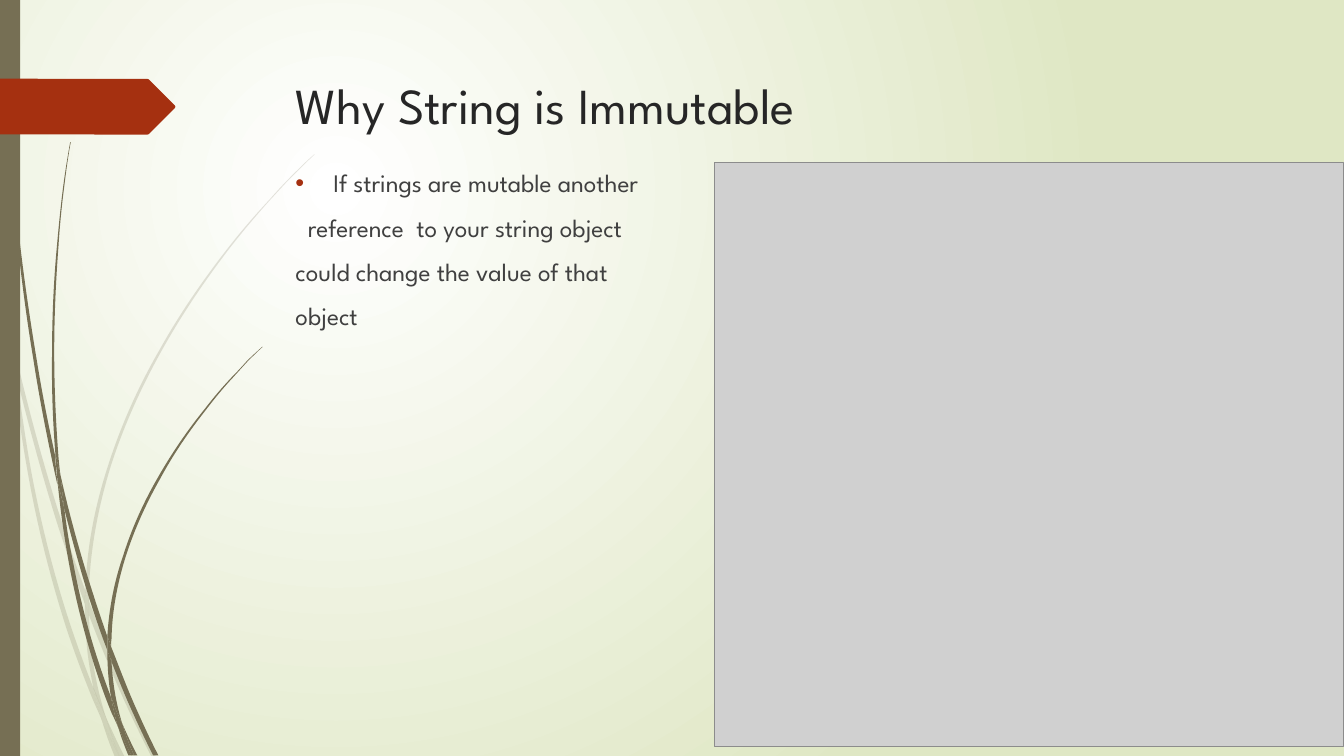
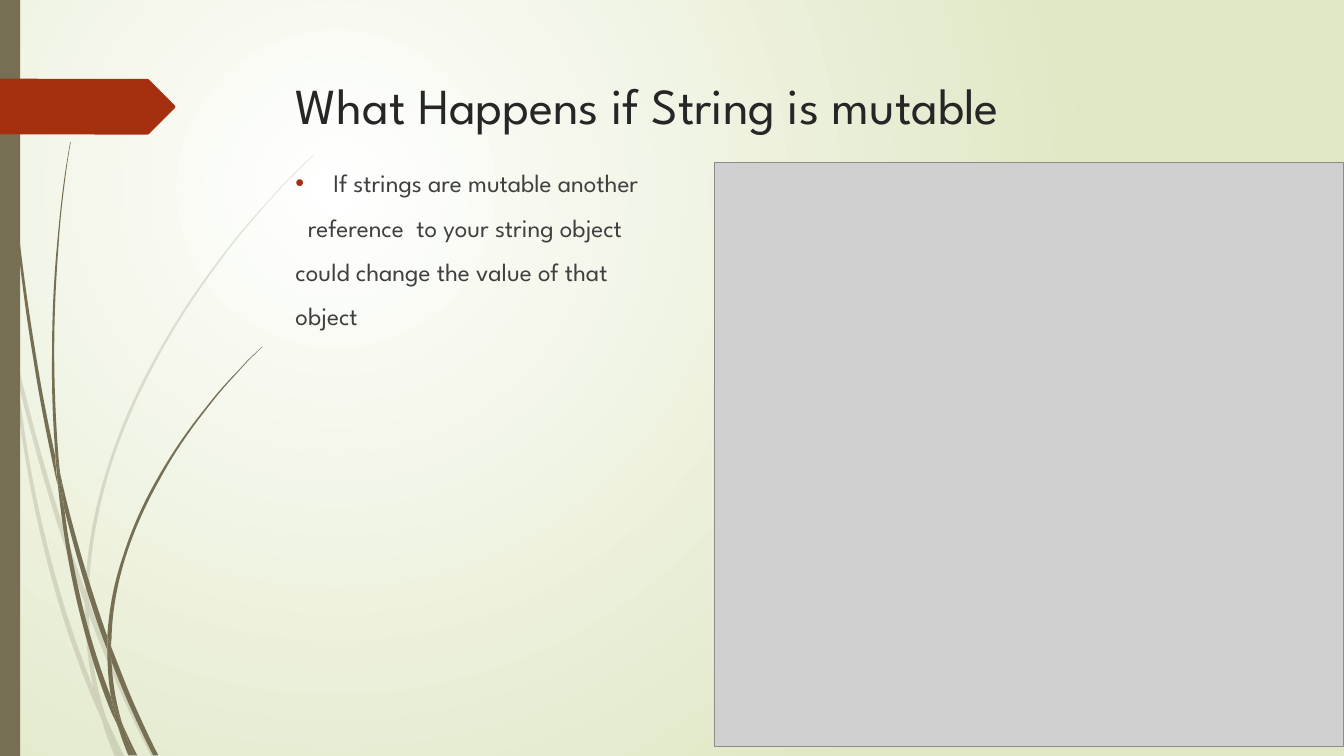
Before and after one commit to chandradeepk1617/ppt, a slide deck: slide 7 of New Microsoft PowerPoint Presentation (2).pptx. Drawn at 1344x756 pixels with LibreOffice and Linux fonts; fonts in the diff are those of the drawing; grey boxes stand for pictures. Boxes give left, top, right and bottom in pixels: in the first picture for what was removed or moved away, otherwise in the second. Text is boxed around its words. In the diff, an @@ line names an element or a change of style, - is before the commit and + after.

```diff
--- a/New Microsoft PowerPoint Presentation (2).pptx
+++ b/New Microsoft PowerPoint Presentation (2).pptx
@@ title at (296, 88, 999, 135): text changed @@
-Why String is Immutable
+What Happens if String is mutable
```
Also in this commit, not shown: 1 other slide changed.
